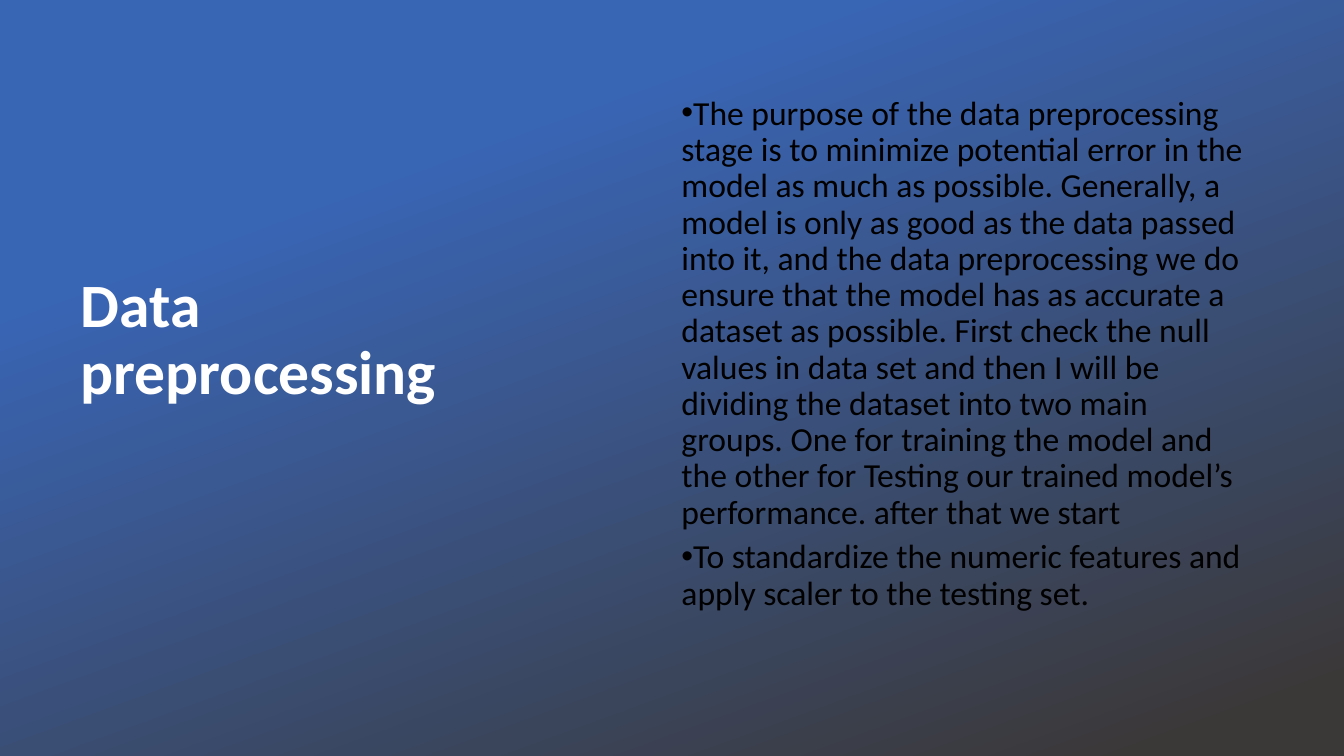
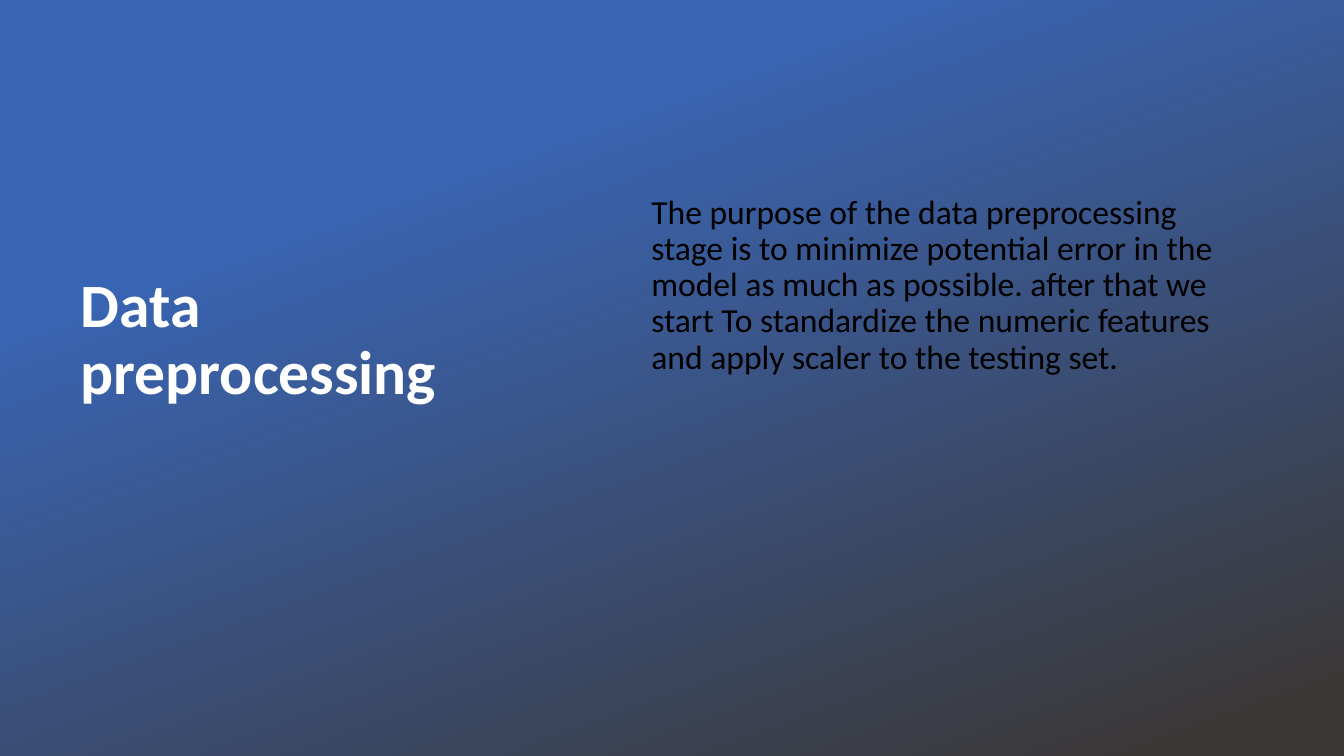
Before and after one commit to Nastaranra/Springboard_Project, a slide deck: slide 9 of Unit 20/Final_Presentation_Credit_card_Fraud_Detection.pptx. Drawn at 1344x756 pixels with LibreOffice and Linux fonts; fonts in the diff are those of the drawing; background and template pictures are left out. Boxes give left, top, right and bottom in pixels: in the first picture for what was removed or moved away, otherwise in the second. Text is boxed around its words. In the diff, an @@ line names an element or a change of style, - is before the commit and + after.

```diff
--- a/Unit 20/Final_Presentation_Credit_card_Fraud_Detection.pptx
+++ b/Unit 20/Final_Presentation_Credit_card_Fraud_Detection.pptx
@@ text at <box>651,200,1213,375</box>: text changed @@
-• The purpose of the data preprocessing stage is to minimize potential error in the model as much as possible. Generally, a model is only as good as the data passed into it, and the data preprocessing we do ensure that the model has as accurate a dataset as possible. First check the null values in data set and then I will be dividing the dataset into two main groups. One for training the model and the other for Testing our trained model’s performance. after that we start
-• To standardize the numeric features and apply scaler to the testing set.
+The purpose of the data preprocessing stage is to minimize potential error in the model as much as possible. after that we start To standardize the numeric features and apply scaler to the testing set.
```
Also in this commit, not shown: 7 other slides changed, 3 slides removed.
